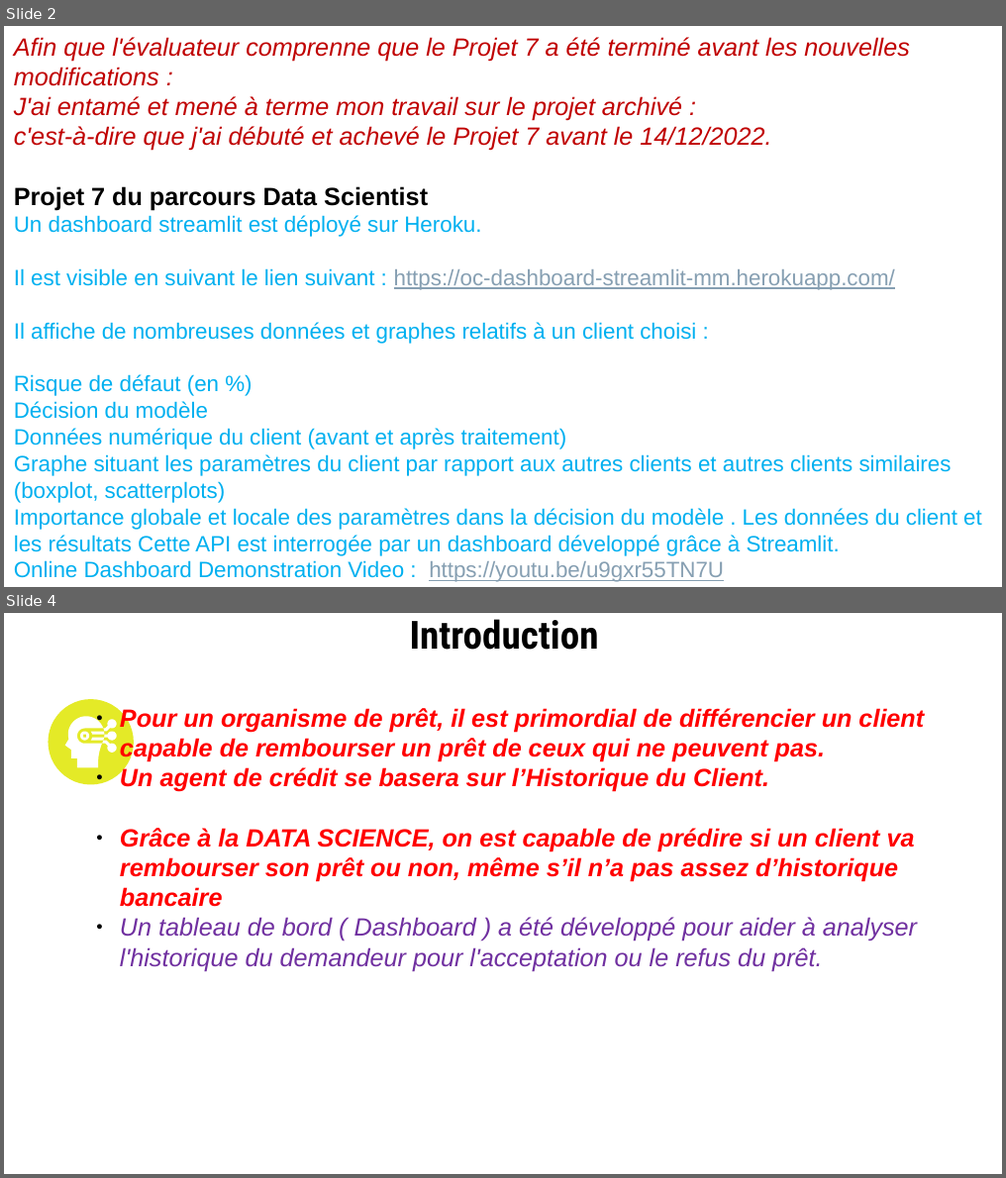
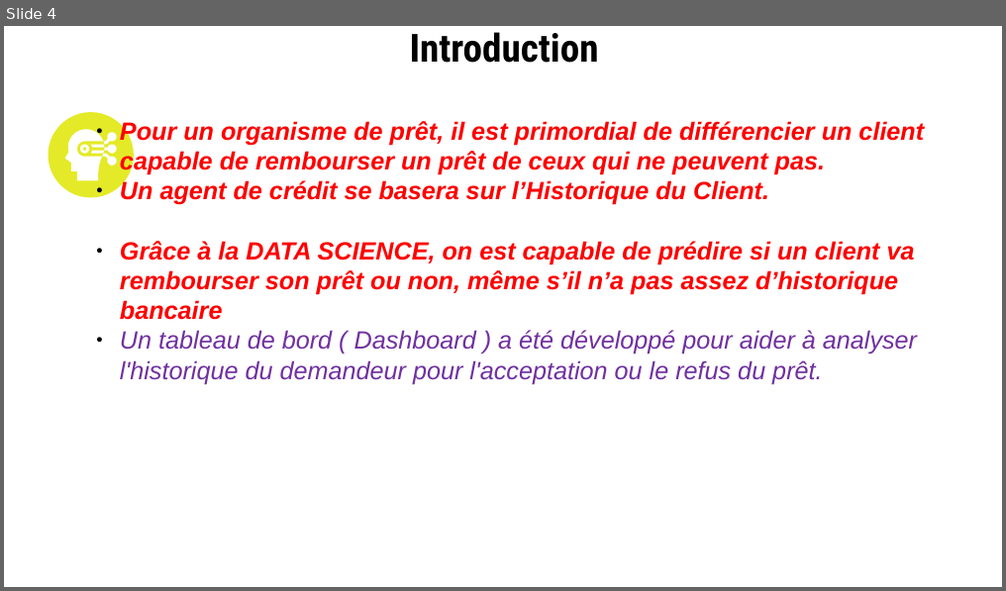
Before and after one commit to kkouakou/Project7, a slide deck: Project 7 P 7 presentation Powerpoint.pptx. Shown one above the other, each under a label of ours: slides 2 and 4 before the commit, slide 4 after it; the slides between them are not shown. The pictures are 1006x1178 and 1006x591 pixels, drawn with LibreOffice and Linux fonts; fonts in the diff are those of the drawing. Boxes give left, top, right and bottom in pixels: in the first picture for what was removed or moved away, otherwise in the second. Text is boxed around its words. In the diff, an @@ line names an element or a change of style, - is before the commit and + after.

```diff
--- a/Project 7 P 7 presentation Powerpoint.pptx
+++ b/Project 7 P 7 presentation Powerpoint.pptx
@@ slide 2 removed at bbox=[4, 26, 1002, 587], background #FFFFFF @@
@@ text removed at bbox=[14, 37, 982, 582] @@
-Afin que l'évaluateur comprenne que le Projet 7 a été terminé avant les nouvelles modifications :
-J'ai entamé et mené à terme mon travail sur le projet archivé :
-c'est-à-dire que j'ai débuté et achevé le Projet 7 avant le 14/12/2022.
-Projet 7 du parcours Data Scientist
-Un dashboard streamlit est déployé sur Heroku.
-Il est visible en suivant le lien suivant : https://oc-dashboard-streamlit-mm.herokuapp.com/
-Il affiche de nombreuses données et graphes relatifs à un client choisi :
-Risque de défaut (en %)
-Décision du modèle
-Données numérique du client (avant et après traitement)
-Graphe situant les paramètres du client par rapport aux autres clients et autres clients similaires (boxplot, scatterplots)
-Importance globale et locale des paramètres dans la décision du modèle . Les données du client et les résultats Cette API est interrogée par un dashboard développé grâce à Streamlit.
-Online Dashboard Demonstration Video : https://youtu.be/u9gxr55TN7U
```
Also in this commit, not shown: 5 slides changed, 2 slides added.
